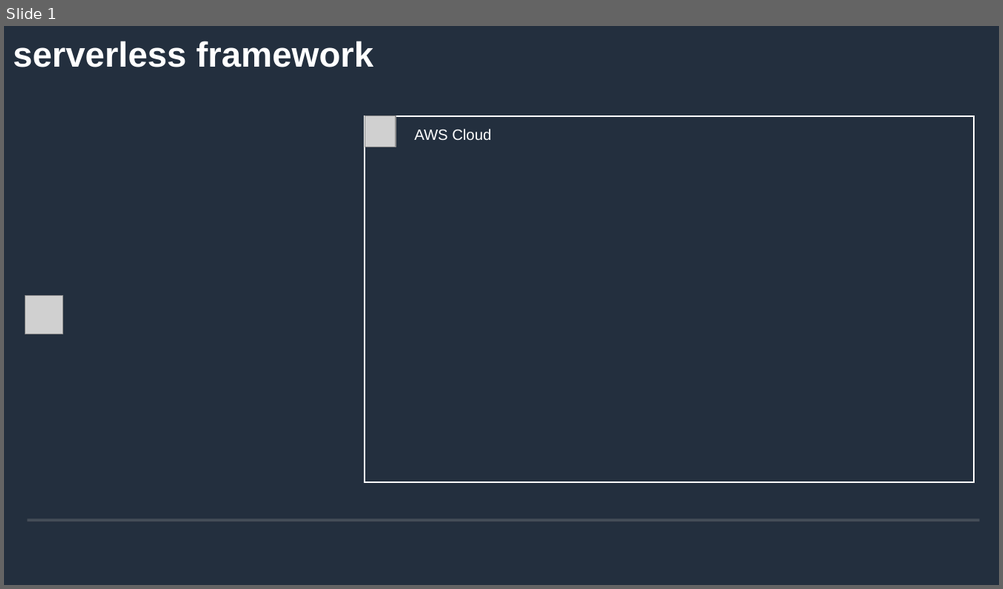
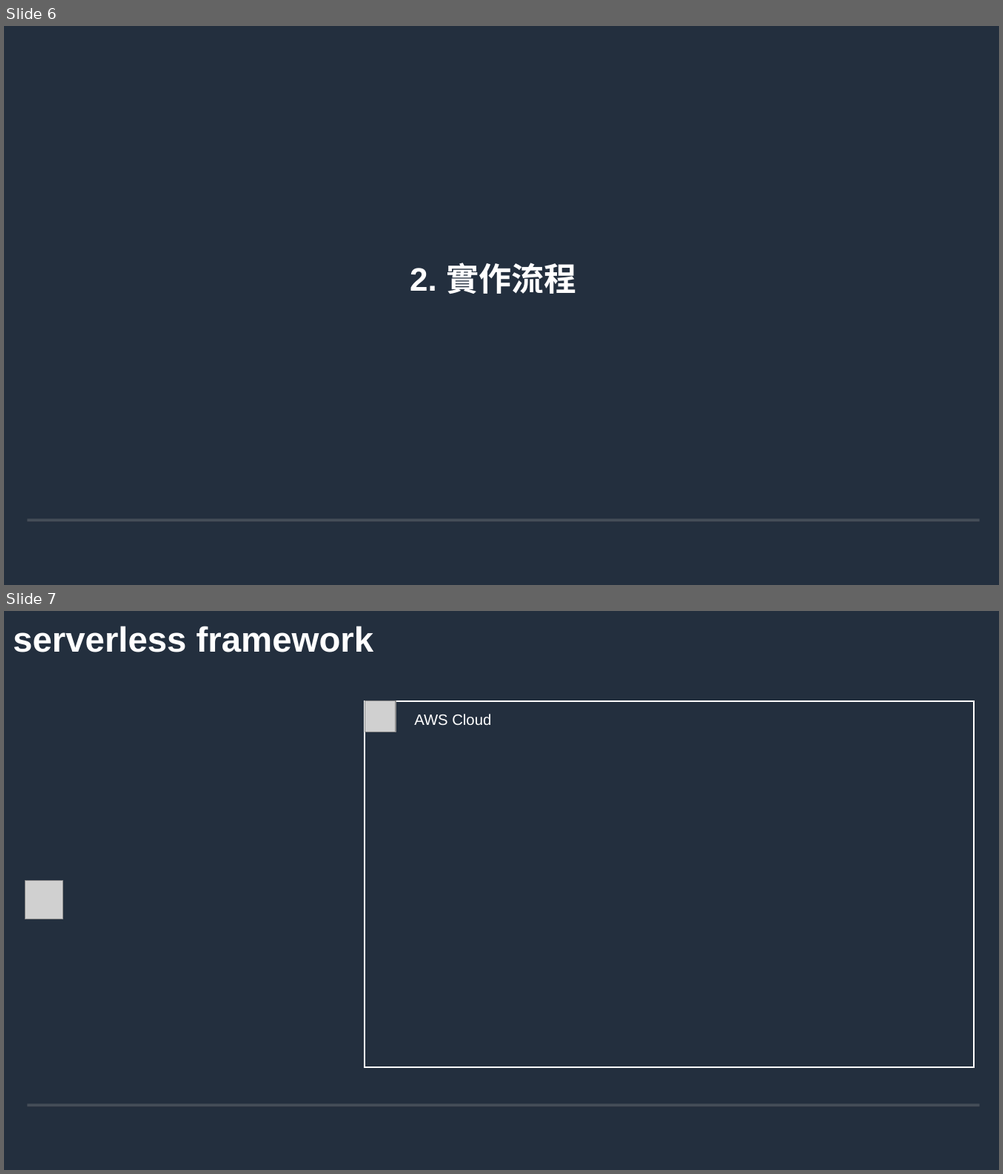
Before and after one commit to andygithub9/cfc104_2, a slide deck: 104.odp. Shown one above the other, each under a label of ours: slide 1 before the commit, slides 6 and 7 after it. The pictures are 1003x589 and 1003x1174 pixels, drawn with LibreOffice and Linux fonts; fonts in the diff are those of the drawing; grey boxes stand for pictures; background and template pictures are left out. Boxes give left, top, right and bottom in pixels: in the first picture for what was removed or moved away, otherwise in the second. Text is boxed around its words. In the diff, an @@ line names an element or a change of style, - is before the commit and + after.

```diff
--- a/104.odp
+++ b/104.odp
@@ slide 6 added at (4,26,999,585), background #232F3E; not listed: 2 template elements that a slide beside it also shows @@
@@ title added at (410,263,576,294), 26 pt, text #FFFFFF, bold @@
+2. 實作流程
@@ what was slide 1 is now slide 7 @@
```
Also in this commit, not shown: 2 slides changed, 20 other slides added, 2 other files.
